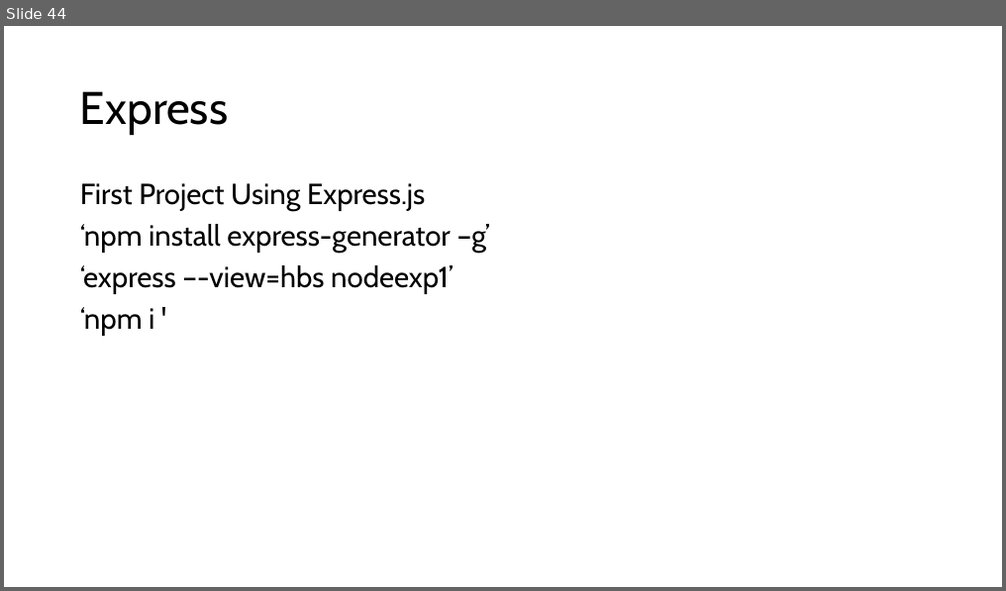
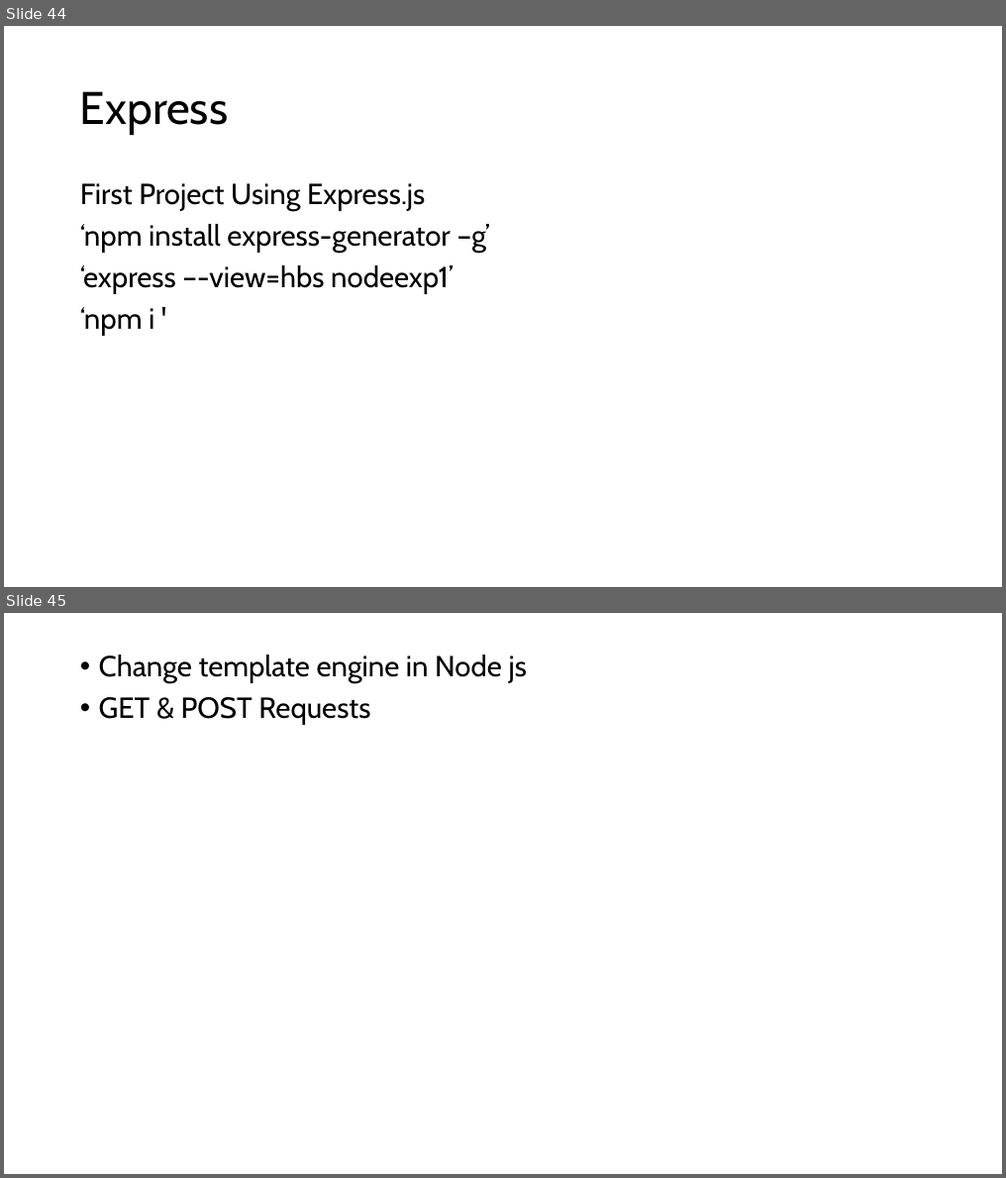
Before and after one commit to PiyushChaturvedii/Batch05, a slide deck: node/Nodejs.pptx. Shown one above the other, each under a label of ours: slide 44 before the commit, slides 44 and 45 after it. The pictures are 1006x591 and 1006x1178 pixels, drawn with LibreOffice and Linux fonts; fonts in the diff are those of the drawing. Boxes give left, top, right and bottom in pixels: in the first picture for what was removed or moved away, otherwise in the second. Text is boxed around its words. In the diff, an @@ line names an element or a change of style, - is before the commit and + after.

```diff
--- a/node/Nodejs.pptx
+++ b/node/Nodejs.pptx
@@ slide 45 added at [4, 613, 1002, 1174], background #FFFFFF @@
@@ text added at [99, 655, 527, 725], 28 pt, text #000000 @@
+• Change template engine in Node js
+• GET & POST Requests
```
Also in this commit, not shown: 37 other files.
